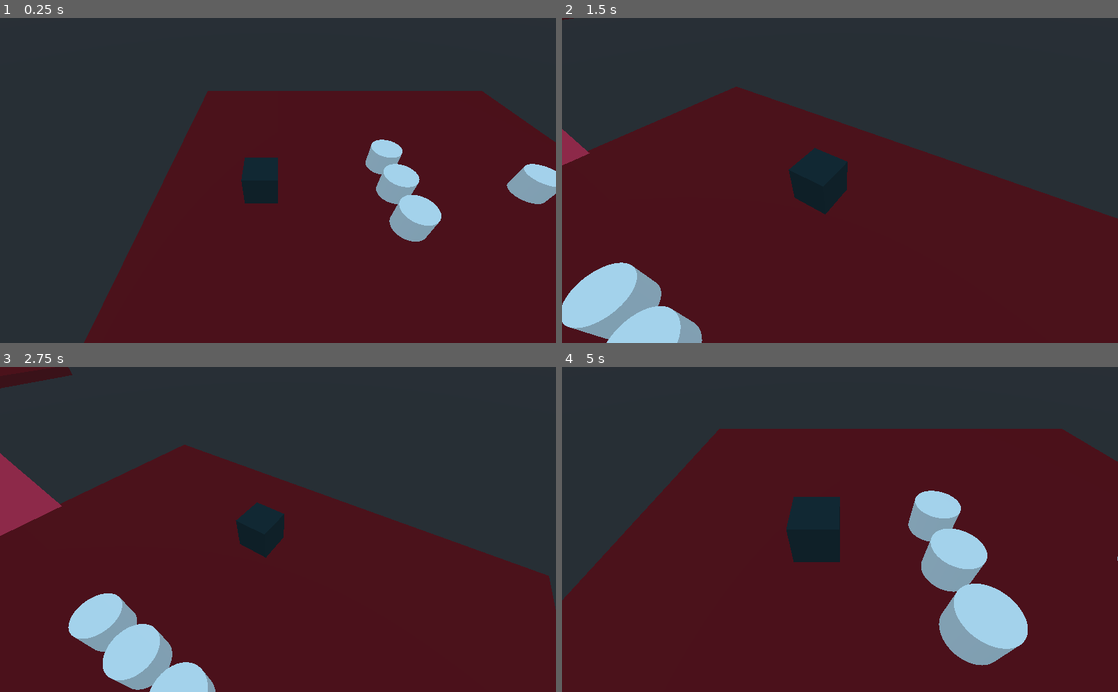
Above: before the commit, frames 1-4 (two rows, left to right).
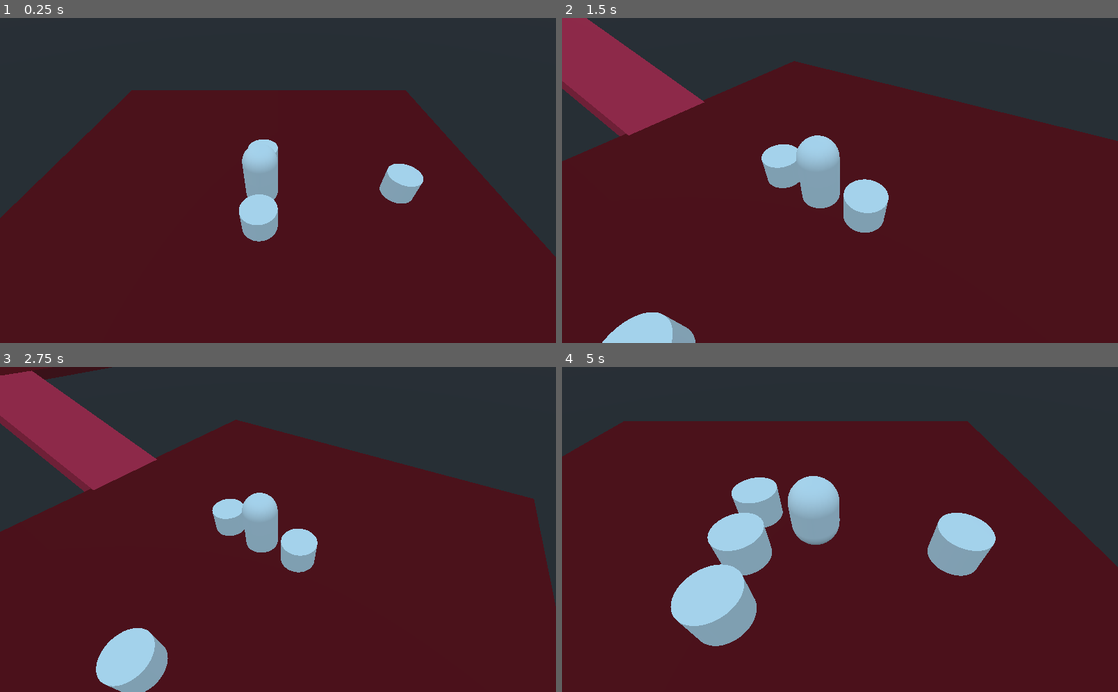
Above: after the commit, the same moments.

Repository: rafaelrpbelo/puko
Game: Godot game, scene res://Main.tscn
Same seed, same stepped clock (60 frames per second), same inputs: the game is played once before the commit and once after it.
Inputs (mouse positions are in pixels of both pictures, inside the frame that each line leads up to):
- Up to frame 1 (0.25 s): no input
- Up to frame 2 (1.5 s): tap Enter at 0.5 s; move the mouse to (962, 164) at 0.52 s; hold Middle mouse button (camera_rotate) 0.53-1.28 s; click (962, 164) at 0.67 s; tap Z (camera_reset_zoom) at 1.25 s; move the mouse to (728, 196) at 1.27 s; tap Mouse wheel up (camera_zoom_in) at 1.35 s; click (728, 196) at 1.42 s
- Up to frame 3 (2.75 s): move the mouse to (333, 458) at 2.02 s; hold Mouse wheel down (camera_zoom_out) from 2.03 s (still down); click (333, 458) at 2.17 s
- Up to frame 4 (5 s): move the mouse to (812, 594) at 2.77 s; release Mouse wheel down (camera_zoom_out) at 2.78 s; right-click (812, 594) at 2.85 s; click (812, 594) at 2.92 s; move the mouse to (1006, 578) at 3.52 s; hold Middle mouse button (camera_rotate) 3.53-4.28 s; click (1006, 578) at 3.67 s; tap R (camera_reset_rotation) at 4.25 s; move the mouse to (673, 480) at 4.27 s; tap Mouse wheel up (camera_zoom_in) at 4.35 s; click (673, 480) at 4.42 s

The runs differ from the first frame. In frame 1, 25% of the frame differs, in the area x 0-100%, y 22-100%; in frame 2, 24%; in frame 3, 22%; in frame 4, 27%, in the area x 0-100%, y 16-92%.

Commit message:
Use capsule mesh and collider instead of box

Diff:
--- a/Player.tscn
+++ b/Player.tscn
@@ -1,25 +1,24 @@
-[gd_scene load_steps=6 format=2]
+[gd_scene load_steps=5 format=2]
 
 [ext_resource path="res://Camera.gd" type="Script" id=1]
 [ext_resource path="res://Player.gd" type="Script" id=2]
 
-[sub_resource type="BoxShape" id=10]
+[sub_resource type="CapsuleShape" id=1]
 
-[sub_resource type="CubeMesh" id=11]
-
-[sub_resource type="SpatialMaterial" id=12]
-albedo_color = Color( 0.0666667, 0.172549, 0.196078, 1 )
+[sub_resource type="CapsuleMesh" id=2]
 
 [node name="Player" type="KinematicBody"]
-transform = Transform( 1, 0, 0, 0, 1, 0, 0, 0, 1, 0, 1.5397, -8.34018 )
+transform = Transform( 1, 0, 0, 0, 1, 0, 0, 0, 1, 0, 1.5, 0 )
 script = ExtResource( 2 )
 
 [node name="CollisionShape" type="CollisionShape" parent="."]
-shape = SubResource( 10 )
+transform = Transform( 1, 0, 0, 0, -1.62921e-07, 1, 0, -1, -1.62921e-07, 0, 1, 0 )
+shape = SubResource( 1 )
 
 [node name="MeshInstance" type="MeshInstance" parent="."]
-mesh = SubResource( 11 )
-material/0 = SubResource( 12 )
+transform = Transform( 1, 0, 0, 0, -1.62921e-07, 1, 0, -1, -1.62921e-07, 0, 1, 0 )
+mesh = SubResource( 2 )
+material/0 = null
 
 [node name="CameraGimbal" type="Spatial" parent="."]
 
